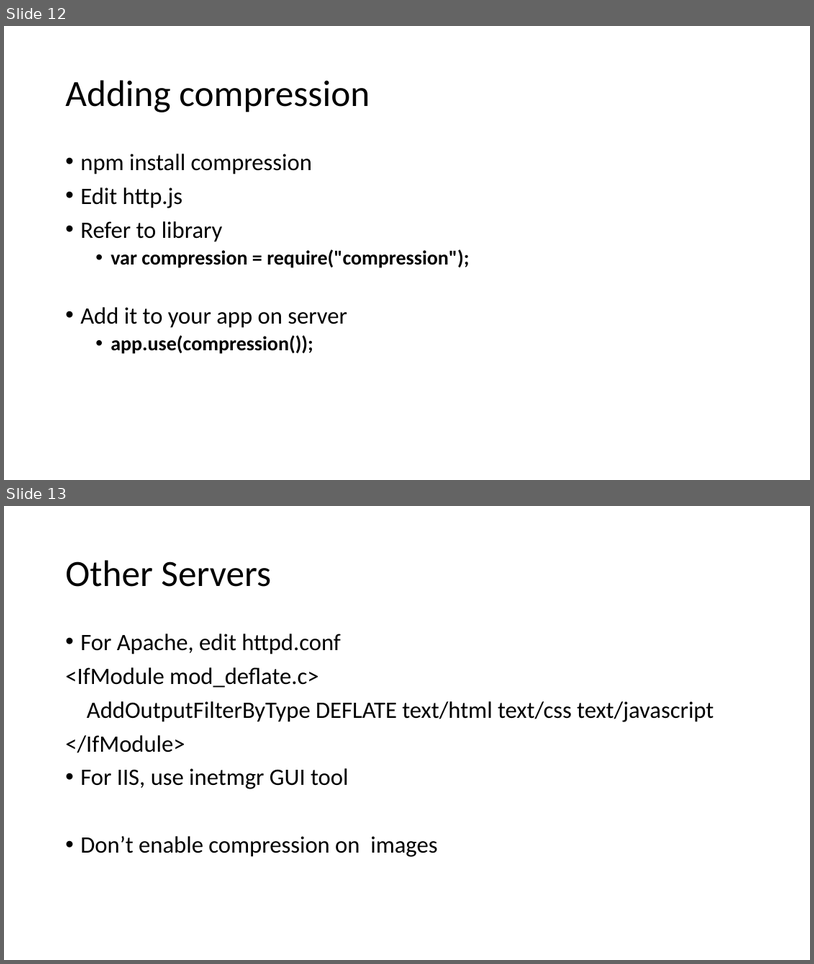
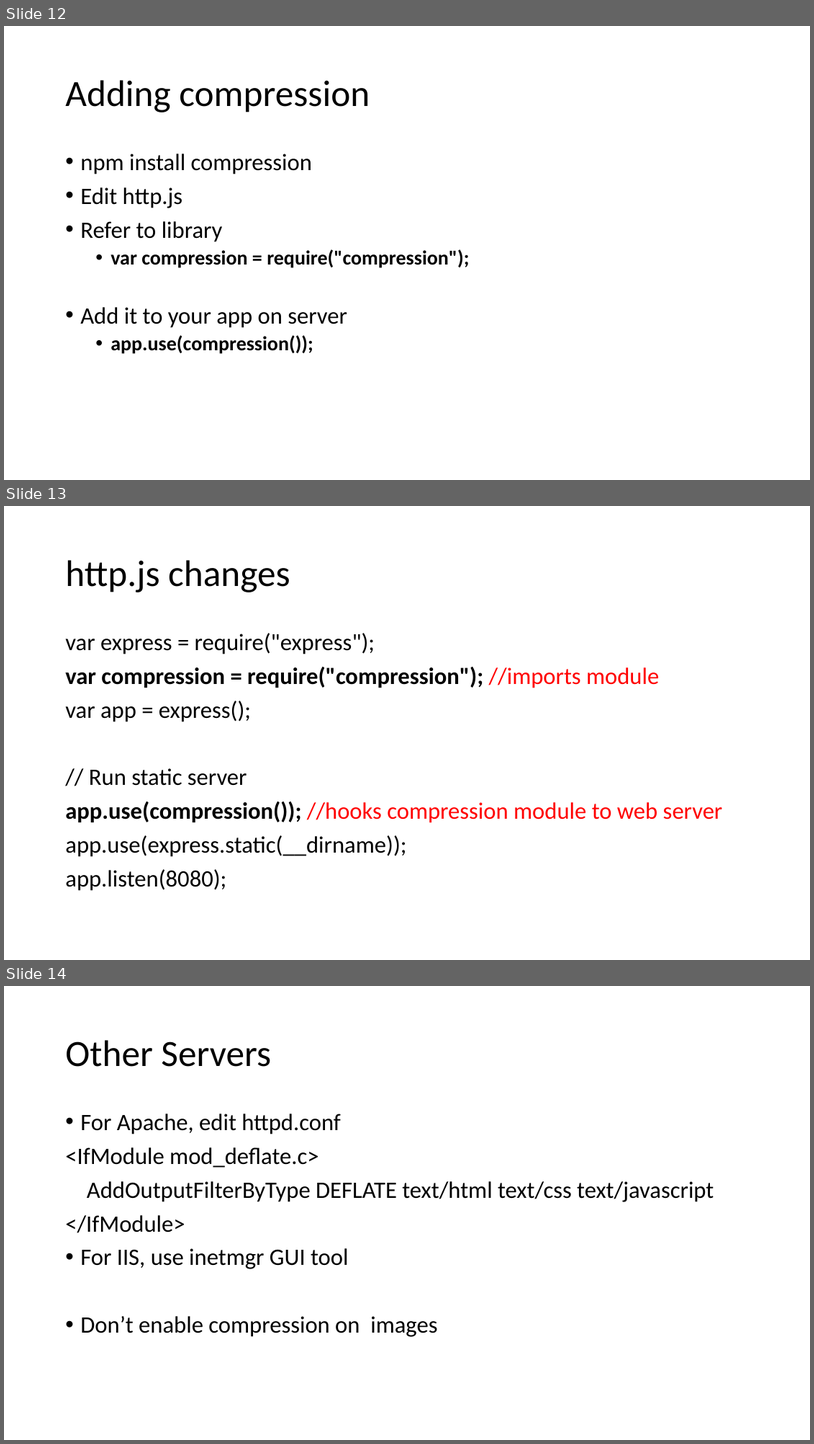
Before and after one commit to GTC-JS/ExtraPresentations, a slide deck: Web Optimization.pptx. Shown one above the other, each under a label of ours: slides 12 and 13 before the commit, slides 12, 13 and 14 after it. The pictures are 814x964 and 814x1444 pixels, drawn with LibreOffice and Linux fonts; fonts in the diff are those of the drawing. Boxes give left, top, right and bottom in pixels: in the first picture for what was removed or moved away, otherwise in the second. Text is boxed around its words. In the diff, an @@ line names an element or a change of style, - is before the commit and + after.

Commit message:
oct 8, 17 28. modified compression slide

```diff
--- a/Web Optimization.pptx
+++ b/Web Optimization.pptx
@@ slide 13 added at box(4, 506, 810, 960), background #FFFFFF @@
@@ title added at box(65, 560, 290, 592), 44 pt, text #000000 @@
+http.js changes
@@ text added at box(65, 633, 723, 890), 28 pt, text #000000 @@
+var express = require("express");
+var compression = require("compression"); //imports module
+var app = express();
+// Run static server
+app.use(compression()); //hooks compression module to web server
+app.use(express.static(__dirname));
+app.listen(8080);
@@ what was slide 13 is now slide 14 @@
```
Also in this commit, not shown: 4 slides changed.
